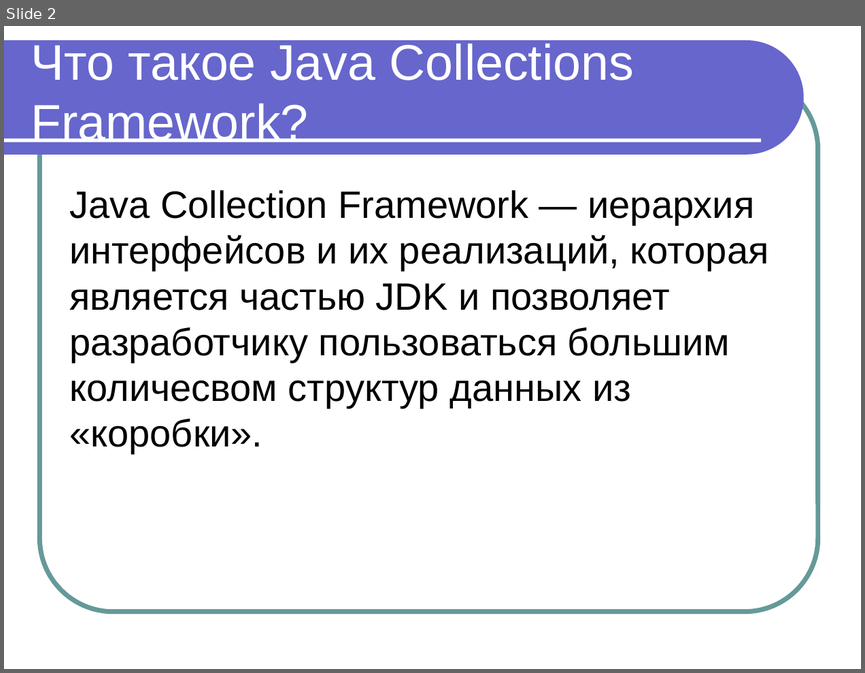
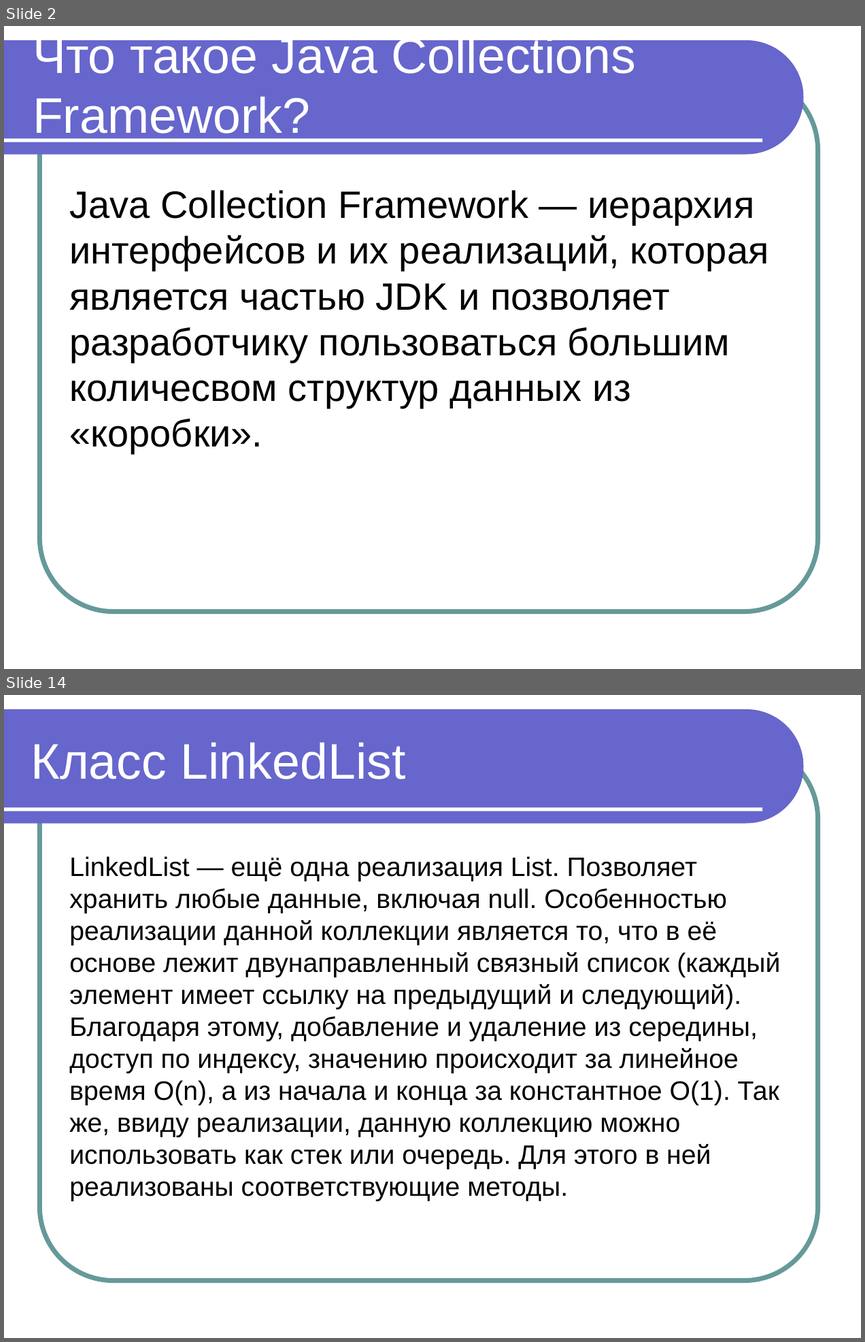
Before and after one commit to maxchv/JavaLessons, a slide deck: Lesson10/JavaCollections.ppt. Shown one above the other, each under a label of ours: slide 2 before the commit, slides 2 and 14 after it; the slides between them are not shown. The pictures are 865x673 and 865x1342 pixels, drawn with LibreOffice and Linux fonts; fonts in the diff are those of the drawing. Boxes give left, top, right and bottom in pixels: in the first picture for what was removed or moved away, otherwise in the second. Text is boxed around its words. In the diff, an @@ line names an element or a change of style, - is before the commit and + after.

Commit message:
Добавлена презентация Коллекции

```diff
--- a/Lesson10/JavaCollections.ppt
+++ b/Lesson10/JavaCollections.ppt
@@ slide 14 added at [4, 695, 861, 1338], background #FFFFFF; not listed: 3 template elements that a slide beside it also shows @@
@@ title added at [31, 742, 406, 779], 42 pt, text #FFFFFF @@
+Класс LinkedList
@@ text added at [69, 856, 780, 1201], 22.4 pt, text #000000 @@
+LinkedList — ещё одна реализация List. Позволяет хранить любые данные, включая null. Особенностью реализации данной коллекции является то, что в её основе лежит двунаправленный связный список (каждый элемент имеет ссылку на предыдущий и следующий). Благодаря этому, добавление и удаление из середины, доступ по индексу, значению происходит за линейное время O(n), а из начала и конца за константное O(1). Так же, ввиду реализации, данную коллекцию можно использовать как стек или очередь. Для этого в ней реализованы соответствующие методы.
@@ slide 2 changed as well @@
@@ text "Что такое Java Collections Framework?" rewrapped from [31, 43, 634, 142] to [33, 33, 636, 142] @@
```
Also in this commit, not shown: 40 other slides added.
